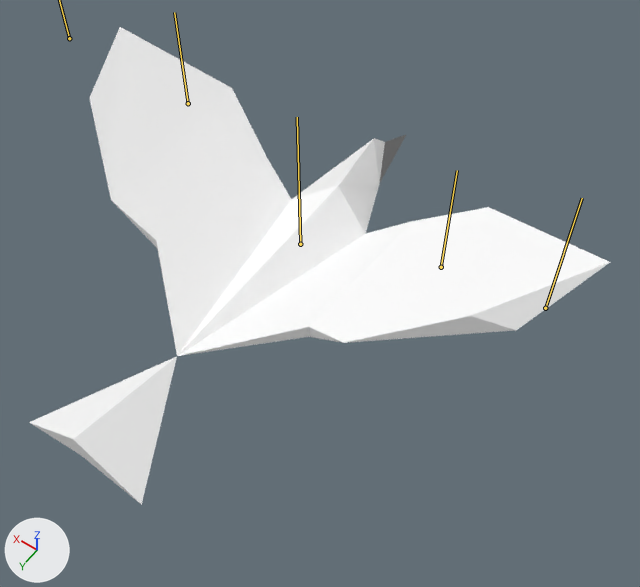
An edit to the FBX model fbx/bird1.fbx, drawn before and after from the same camera.
Before and after are seen from a camera (50 mm lens) standing at (-0.013, 0.0173, 0.0251) and looking at (-0.0013, 0.001, -0.0005). Every picture has the same lights, and +X, +Y and +Z are marked at lower left. Both versions are drawn at frame 3 of the action 'IDLE'; the numbers are the values there. The bones that bend it are drawn over the model as lines.
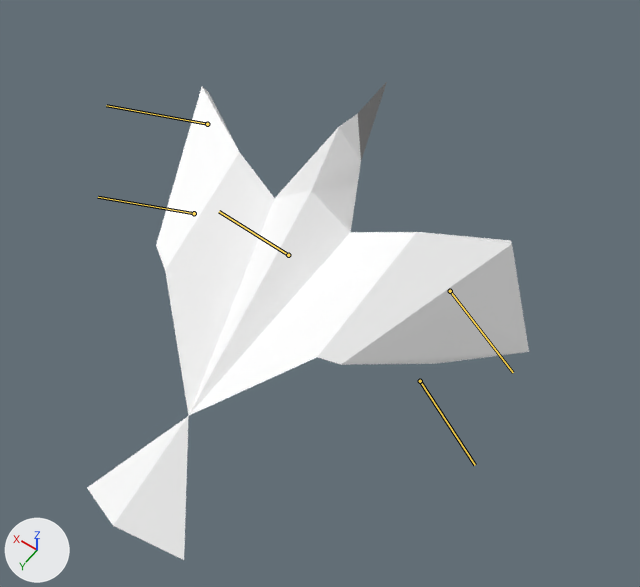
Patch to the scene script:
```diff
--- a/fbx/bird1.fbx.py
+++ b/fbx/bird1.fbx.py
@@ bone_joint1 @@
 bone_joint1 = bpy.data.objects['bird01'].pose.bones['joint1']
-bone_joint1.location = (0.0, 0.036, 0.0)
-bone_joint1.rotation_quaternion = (1.0, 0.0, 0.0, 0.0)  # degrees (0, 0, 0)
+bone_joint1.location = (-0.001, 0.042, 0.073)
+bone_joint1.rotation_quaternion = (0.96, 0.279, 0.0, 0.004)  # degrees (32, 0, 0)
@@ bone_joint2 @@
 bone_joint2 = bpy.data.objects['bird01'].pose.bones['joint2']  # child of 'joint1'
-bone_joint2.location = (0.0, 0.253, 0.0)
-bone_joint2.rotation_quaternion = (1.0, 0.0, 0.0, 0.0)  # degrees (0, 0, 0)
+bone_joint2.location = (-0.061, -0.101, -0.148)
+bone_joint2.rotation_quaternion = (0.783, -0.201, -0.333, -0.485)  # degrees (1, -46, -64)
@@ bone_joint3 @@
 bone_joint3 = bpy.data.objects['bird01'].pose.bones['joint3']  # child of 'joint2'
-bone_joint3.location = (0.0, 0.266, 0.0)
+bone_joint3.location = (0.0, 0.0, 0.0)
@@ bone_joint4 @@
 bone_joint4 = bpy.data.objects['bird01'].pose.bones['joint4']  # child of 'joint1'
-bone_joint4.location = (0.0, 0.253, 0.0)
-bone_joint4.rotation_quaternion = (1.0, 0.0, 0.0, 0.0)  # degrees (0, 0, 0)
+bone_joint4.location = (-0.079, -0.1, 0.137)
+bone_joint4.rotation_quaternion = (0.789, 0.259, 0.329, -0.45)  # degrees (10, 49, -55)
@@ bone_joint5 @@
 bone_joint5 = bpy.data.objects['bird01'].pose.bones['joint5']  # child of 'joint4'
-bone_joint5.location = (0.0, 0.266, 0.0)
+bone_joint5.location = (0.0, 0.0, 0.0)
```

Boxes (x1, y1, x2, y2) around the edits, measured in the pictures (640 x 587 px):
'pCylinder2', posed (24% narrower): before (29, 27, 610, 505); after (87, 82, 529, 560)
bone 'joint1', root to tip: before (300, 244) to (297, 117); after (288, 255) to (219, 211)
bone 'joint2', root to tip: before (441, 267) to (457, 170); after (450, 291) to (513, 372)
bone 'joint3', root to tip: before (545, 308) to (582, 198); after (420, 381) to (475, 465)
bone 'joint4', root to tip: before (188, 103) to (174, 12); after (207, 124) to (106, 105)
